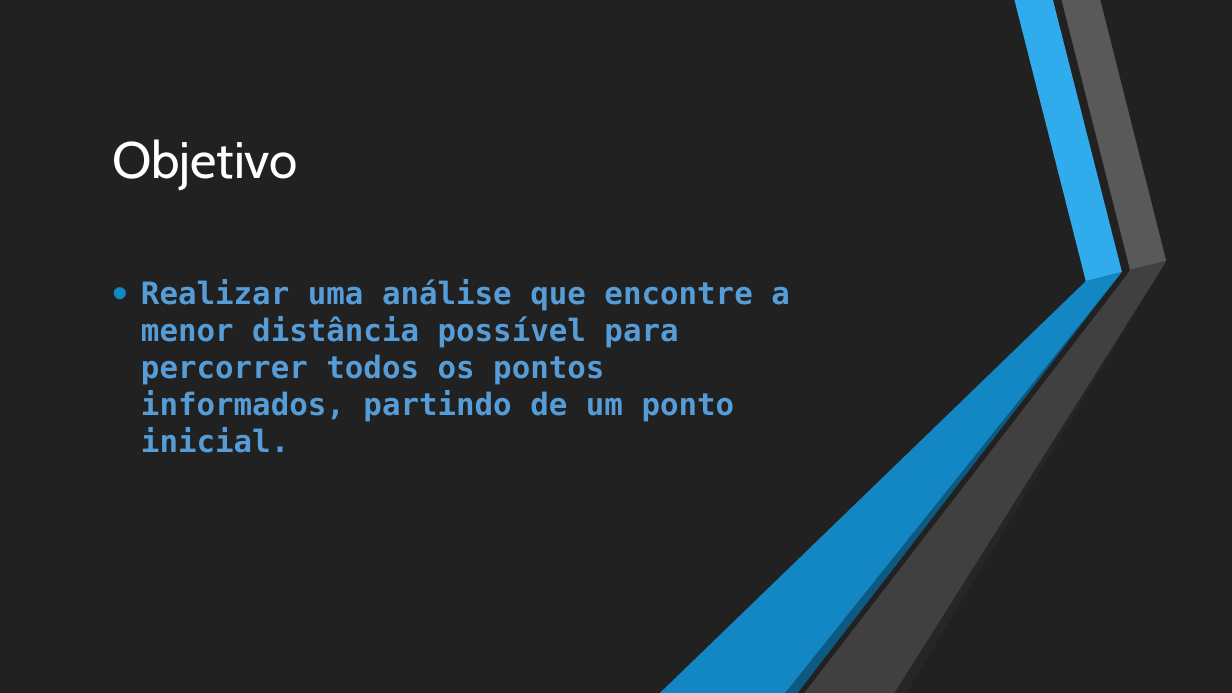
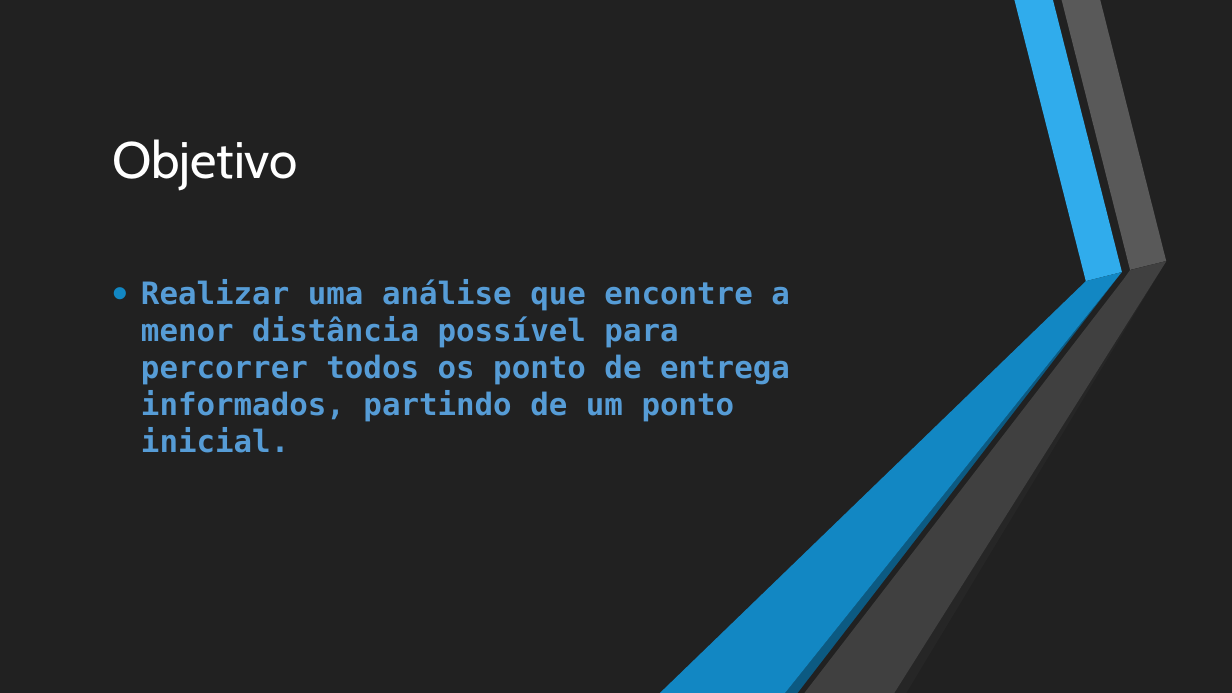
Before and after one commit to silasprd/postman, a slide deck: slide 3 of Explicação.pptx. Drawn at 1232x693 pixels with LibreOffice and Linux fonts; fonts in the diff are those of the drawing. Boxes give left, top, right and bottom in pixels: in the first picture for what was removed or moved away, otherwise in the second. Text is boxed around its words. In the diff, an @@ line names an element or a change of style, - is before the commit and + after.

Commit message:
modified presentation file

```diff
--- a/Explicação.pptx
+++ b/Explicação.pptx
@@ text at box(141, 279, 790, 453): text changed @@
-• Realizar uma análise que encontre a menor distância possível para percorrer todos os pontos informados, partindo de um ponto inicial.
+• Realizar uma análise que encontre a menor distância possível para percorrer todos os ponto de entrega informados, partindo de um ponto inicial.
```
